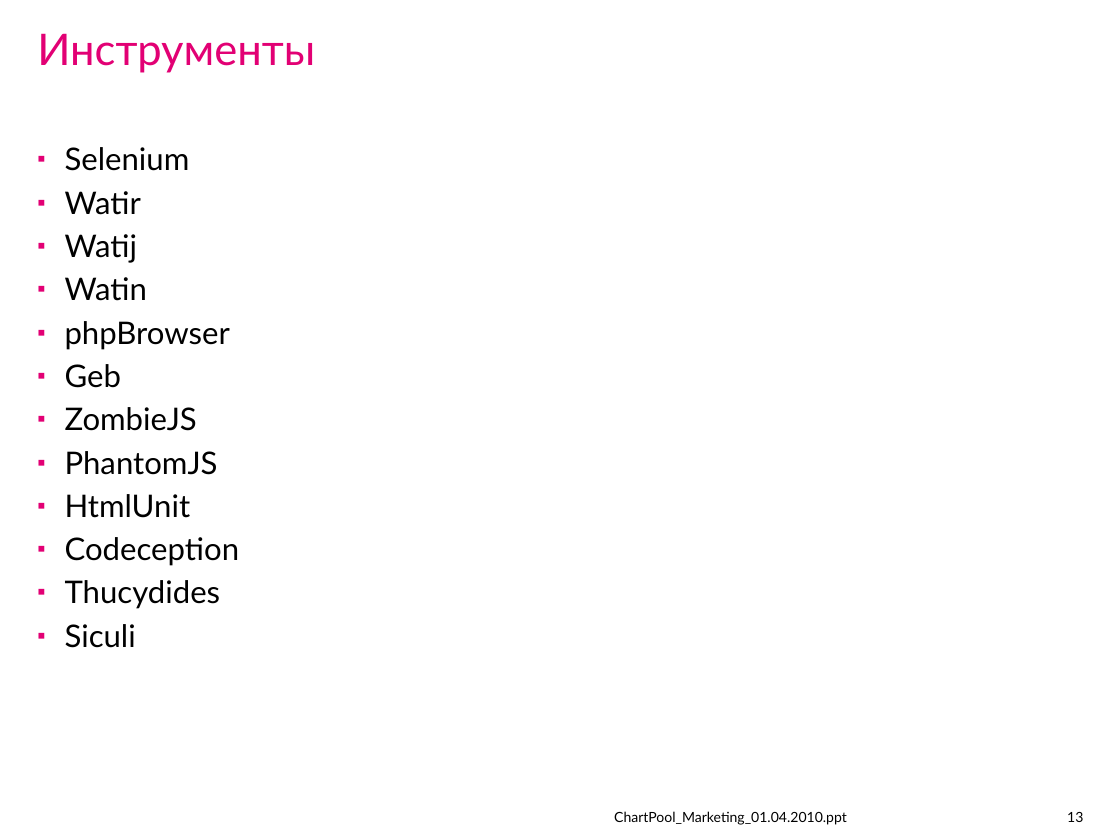
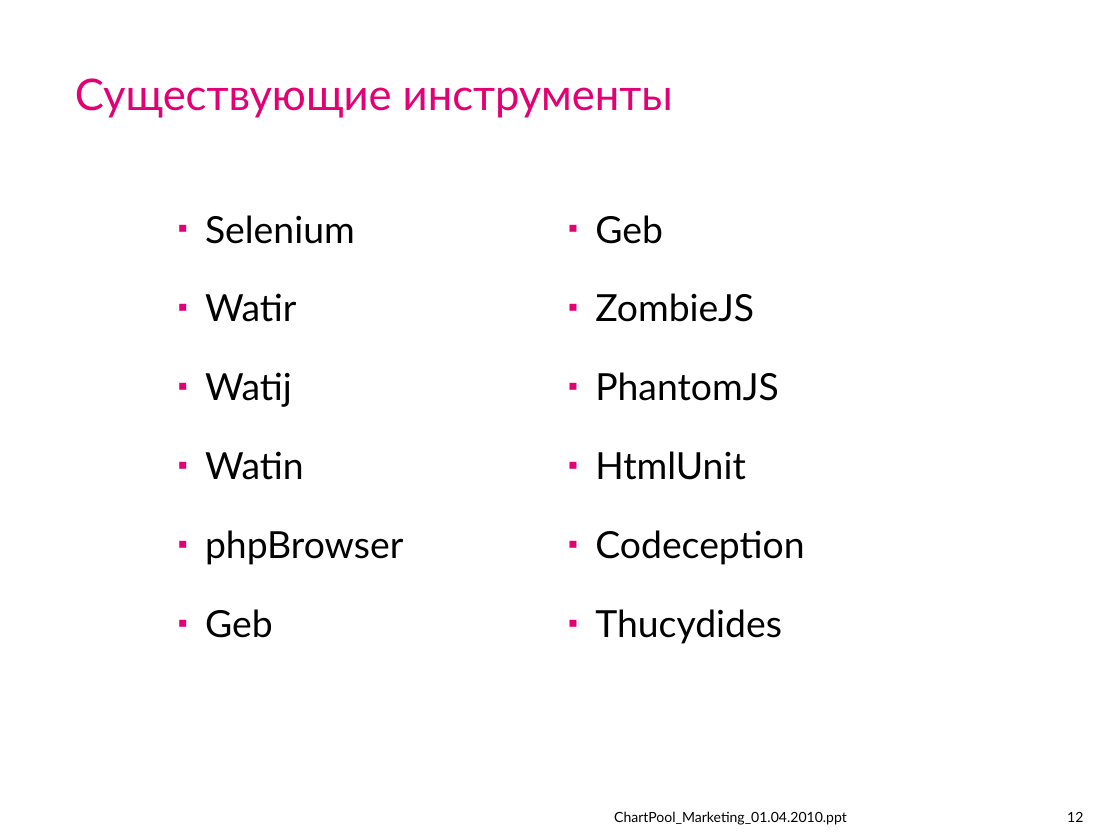
Before and after one commit to IvanCS/JMeterAvtoTestingDemo, a slide deck: slide 12 of documents/presentation.ppt (slide 13 before the commit). Drawn at 1120x840 pixels with LibreOffice and Linux fonts; fonts in the diff are those of the drawing; background and template pictures are left out. Boxes give left, top, right and bottom in pixels: in the first picture for what was removed or moved away, otherwise in the second. Text is boxed around its words. In the diff, an @@ line names an element or a change of style, - is before the commit and + after.

```diff
--- a/documents/presentation.ppt
+++ b/documents/presentation.ppt
@@ title at <box>75,78,673,118</box>: text changed @@
-Инструменты
+Существующие инструменты
@@ text "Selenium": place and size @@
-text "Selenium" at <box>65,147,240,648</box>
+text "Selenium" at <box>205,215,403,638</box>
@@ text "Selenium" at <box>205,215,403,638</box>: size 20 to 24 pt; line spacing 0.9 to 1.5; more space between paragraphs @@
@@ text added at <box>595,215,804,644</box>, 24 pt, text #000000 @@
+▪ Geb
+▪ ZombieJS
+▪ PhantomJS
+▪ HtmlUnit
+▪ Codeception
+▪ Thucydides
@@ text at <box>65,407,240,648</box>: paragraphs removed @@
-▪ ZombieJS
-▪ PhantomJS
-▪ HtmlUnit
-▪ Codeception
-▪ Thucydides
-▪ Siculi
@@ page number at <box>1067,812,1083,822</box>: text changed @@
-13
+12
```
Also in this commit, not shown: 20 other slides changed, 1 slide added, 5 slides removed, 10 other files.
